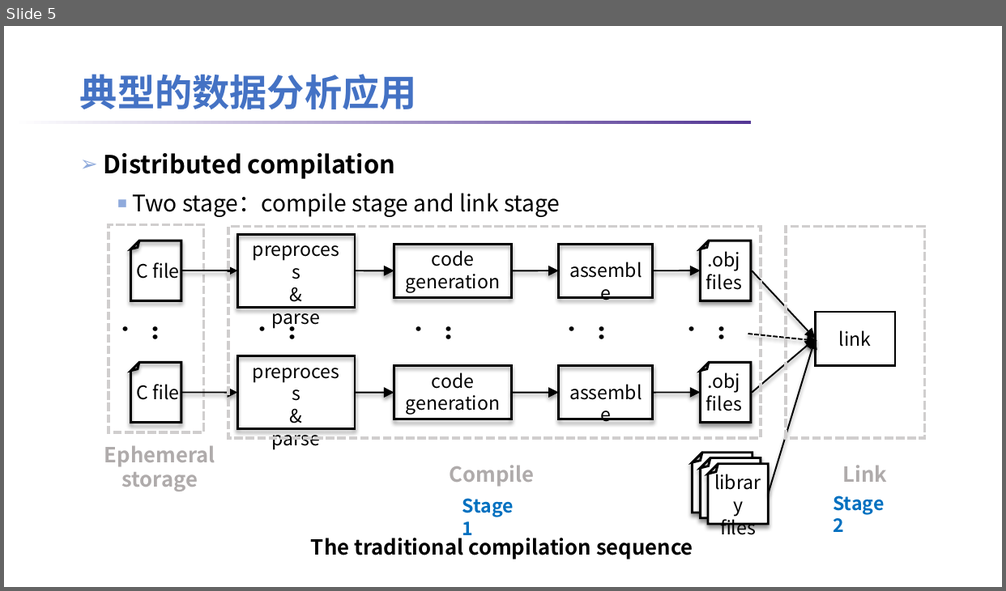
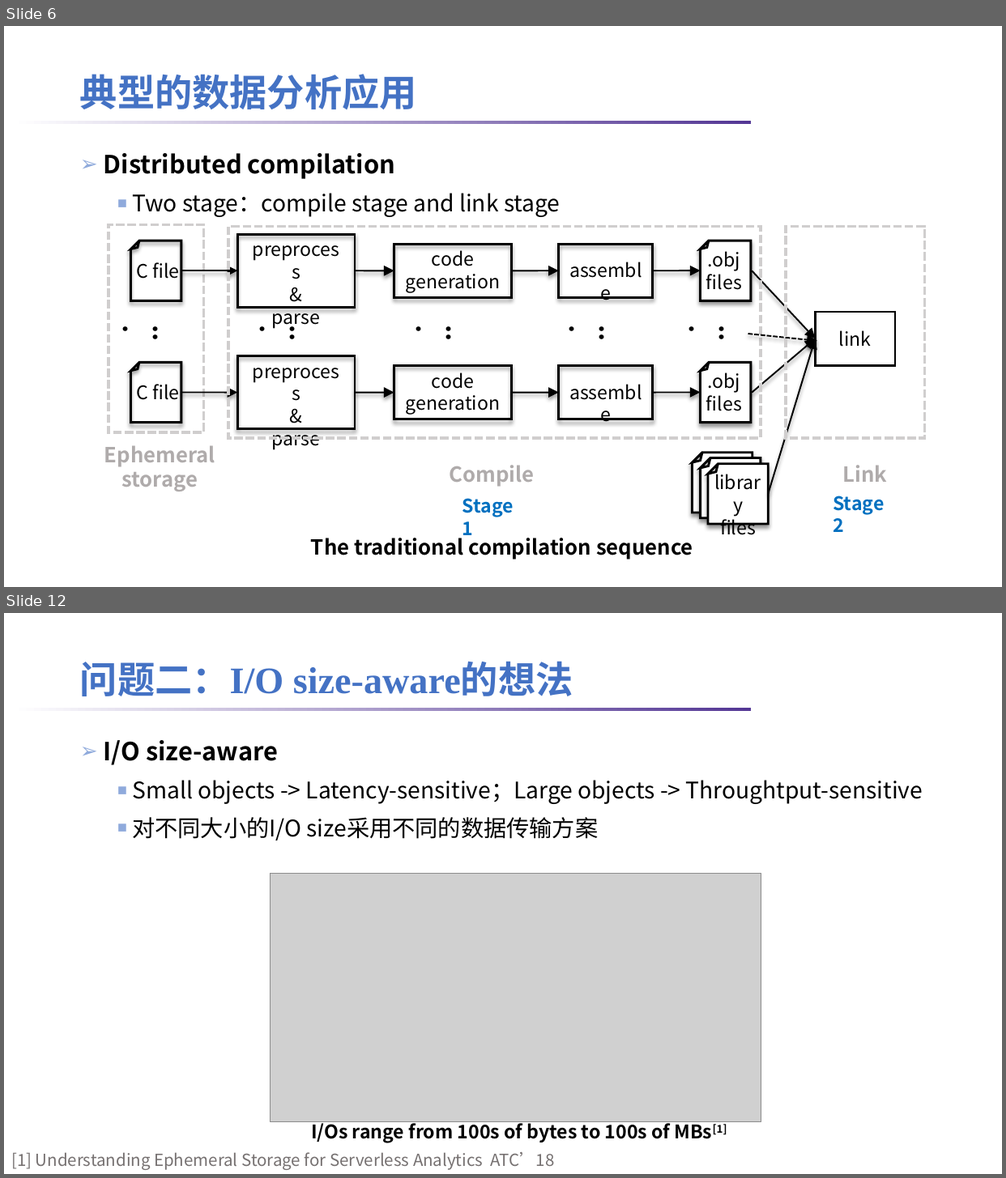
Before and after one commit to lt2000/ADSL, a slide deck: meeting/数据分析应用的数据特征.pptx. Shown one above the other, each under a label of ours: slide 5 before the commit, slides 6 and 12 after it; the slides between them are not shown. The pictures are 1006x591 and 1006x1178 pixels, drawn with LibreOffice and Linux fonts; fonts in the diff are those of the drawing; grey boxes stand for pictures; background and template pictures are left out. Boxes give left, top, right and bottom in pixels: in the first picture for what was removed or moved away, otherwise in the second. Text is boxed around its words. In the diff, an @@ line names an element or a change of style, - is before the commit and + after.

```diff
--- a/meeting/数据分析应用的数据特征.pptx
+++ b/meeting/数据分析应用的数据特征.pptx
@@ slide 12 added at bbox=[4, 613, 1002, 1174], background #FFFFFF; not listed: 1 template element that a slide beside it also shows @@
@@ title added at bbox=[80, 662, 573, 696], 36 pt, text #4472C4, bold @@
+问题二：I/O size-aware的想法
@@ text added at bbox=[104, 740, 923, 841], 22 pt, text #000000 @@
+➢ I/O size-aware
+  ■ Small objects -> Latency-sensitive；Large objects -> Throughtput-sensitive
+  ■ 对不同大小的I/O size采用不同的数据传输方案
@@ picture added at bbox=[270, 874, 761, 1122] @@
@@ text added at bbox=[311, 1120, 727, 1144], 18 pt, text #000000, bold @@
+I/Os range from 100s of bytes to 100s of MBs[1]
@@ text added at bbox=[11, 1152, 554, 1170], 16 pt, text #767171 @@
+[1] Understanding Ephemeral Storage for Serverless Analytics ATC’18
@@ what was slide 5 is now slide 6 @@
```
Also in this commit, not shown: 7 slides changed, 3 other slides added, 2 slides removed, 1 other file.
